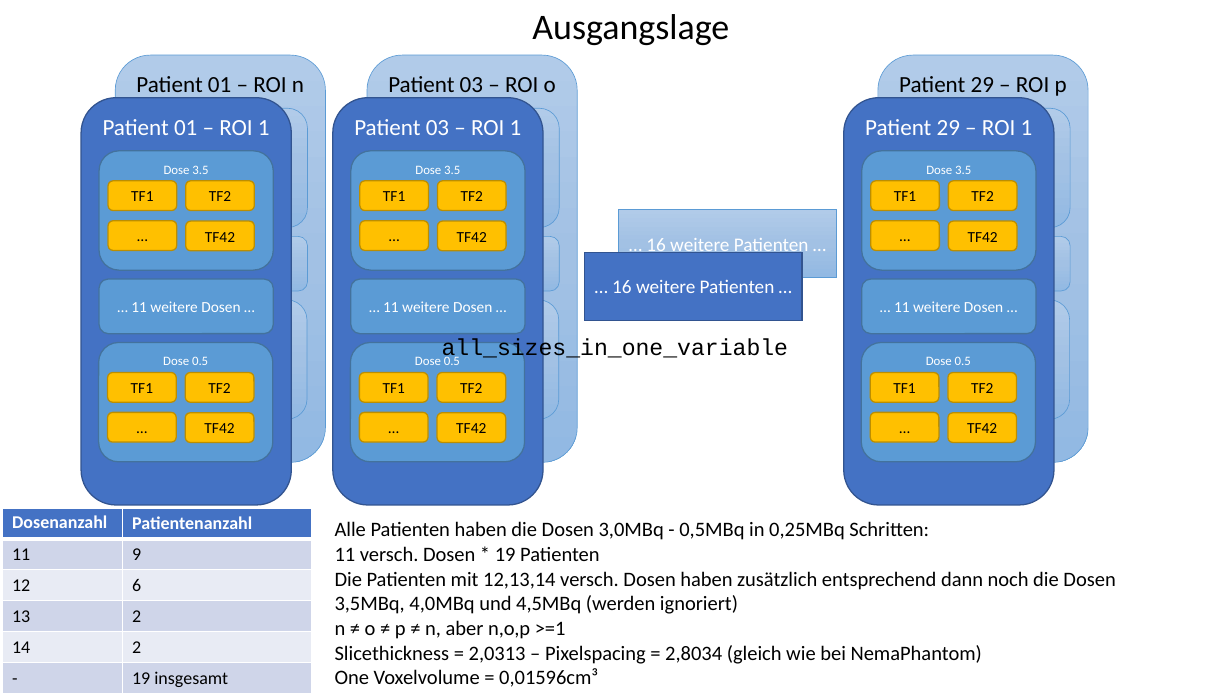
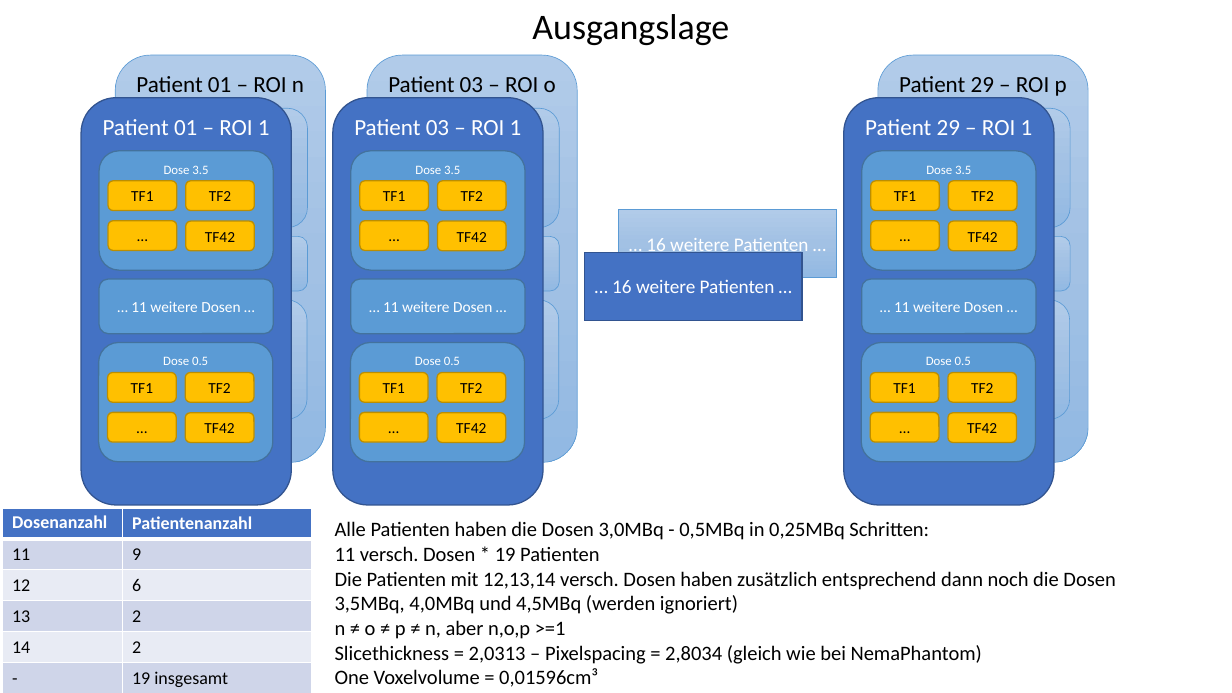
Before and after one commit to thomaskuestner/TAToolbox, a slide deck: slide 1 of Matthias/02-Patients3MBq/Was_wird_wie_getestet.pptx. Drawn at 1232x693 pixels with LibreOffice and Linux fonts; fonts in the diff are those of the drawing. Boxes give left, top, right and bottom in pixels: in the first picture for what was removed or moved away, otherwise in the second. Text is boxed around its words. In the diff, an @@ line names an element or a change of style, - is before the commit and + after.

```diff
--- a/Matthias/02-Patients3MBq/Was_wird_wie_getestet.pptx
+++ b/Matthias/02-Patients3MBq/Was_wird_wie_getestet.pptx
@@ text removed at [442,338,789,362] @@
-all_sizes_in_one_variable
```
Also in this commit, not shown: 1 other slide changed, 1 slide added, 8 other files.
